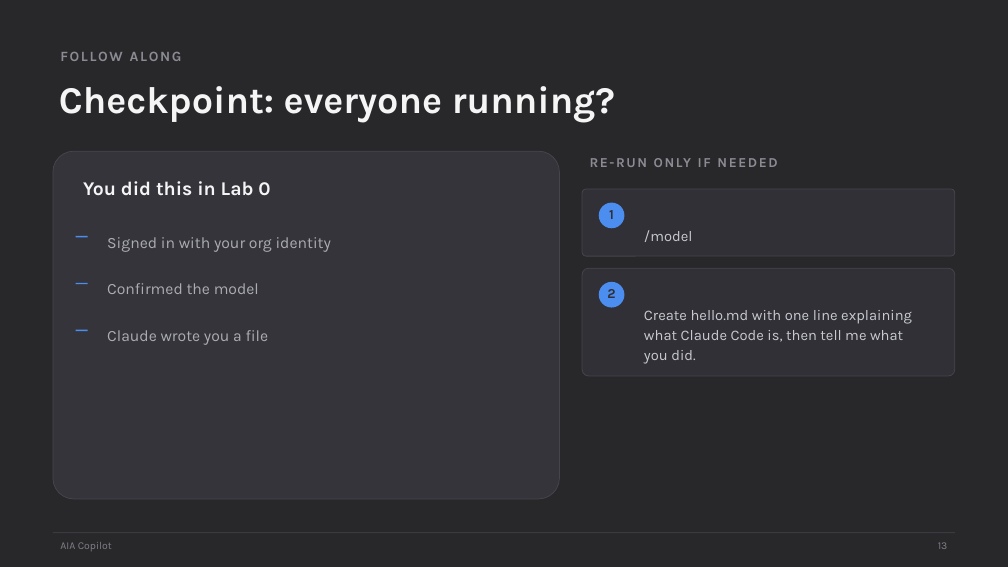
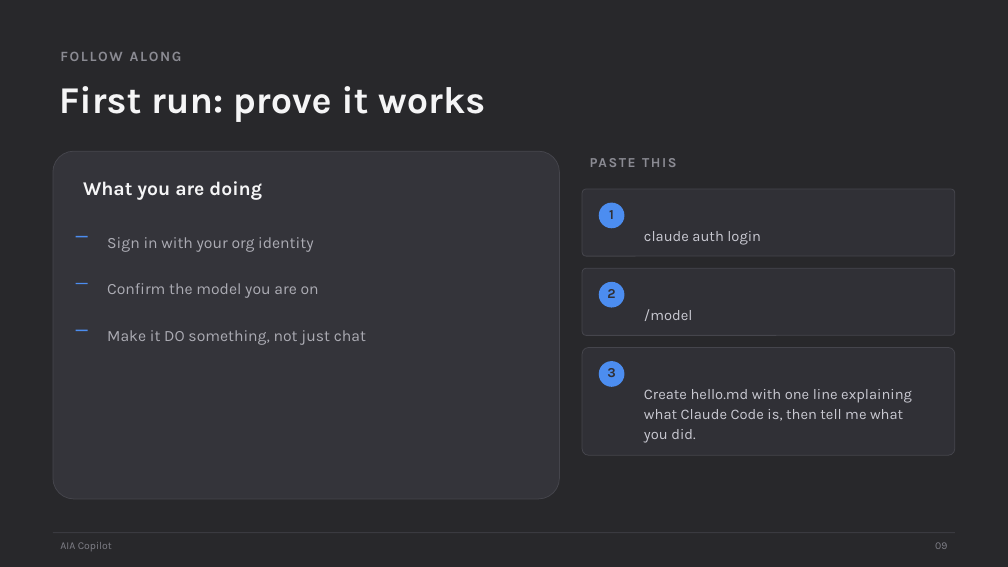
Before and after one commit to scottrhay/AIA-ClaudeCopilot, a slide deck: slide 9 of claude-code-3day/slides/Day1_Claude_Code_Fundamentals.pptx (slide 13 before the commit). Drawn at 1008x567 pixels with LibreOffice and Linux fonts; fonts in the diff are those of the drawing. Boxes give left, top, right and bottom in pixels: in the first picture for what was removed or moved away, otherwise in the second. Text is boxed around its words. In the diff, an @@ line names an element or a change of style, - is before the commit and + after.

Commit message:
Weave Lab 0 into slides 7-12: install stop at slide 8, first-run at slide 9 before the UI tour; md2pdf bold-italic fix

```diff
--- a/claude-code-3day/slides/Day1_Claude_Code_Fundamentals.pptx
+++ b/claude-code-3day/slides/Day1_Claude_Code_Fundamentals.pptx
@@ text at [59, 86, 485, 122]: text changed @@
-Checkpoint: everyone running?
+First run: prove it works
@@ text at [582, 150, 955, 180]: text changed @@
-RE-RUN ONLY IF NEEDED
+PASTE THIS
@@ text at [83, 181, 262, 200]: text changed @@
-You did this in Lab 0
+What you are doing
@@ text at [107, 237, 313, 252]: text changed @@
-Signed in with your org identity
+Sign in with your org identity
@@ text added at [644, 231, 761, 245], 14 pt, text #C9C9D2 @@
+claude auth login
@@ rounded rectangle: place and size @@
-rounded rectangle at [582, 268, 955, 377]
+rounded rectangle at [582, 268, 955, 336]
@@ text at [107, 283, 319, 298]: text changed @@
-Confirmed the model
+Confirm the model you are on
@@ text "/model": place and size @@
-text "/model" at [644, 230, 693, 242]
+text "/model" at [644, 309, 693, 321]
@@ text at [107, 330, 366, 345]: text changed @@
-Claude wrote you a file
+Make it DO something, not just chat
@@ rounded rectangle added at [582, 348, 955, 456], fill #303036, outline #45454C 0.75 pt @@
@@ ellipse added at [599, 361, 625, 387], fill #4C8DF0 @@
@@ text added at [607, 368, 615, 377], 13 pt, text #303036, bold @@
+3
@@ text "Create hello.md with one line ...": place and size @@
-text "Create hello.md with one line ..." at [644, 310, 912, 364]
+text "Create hello.md with one line ..." at [644, 389, 912, 443]
@@ text at [935, 542, 947, 549]: text changed @@
-13
+09
```
Also in this commit, not shown: 4 other slides changed.
